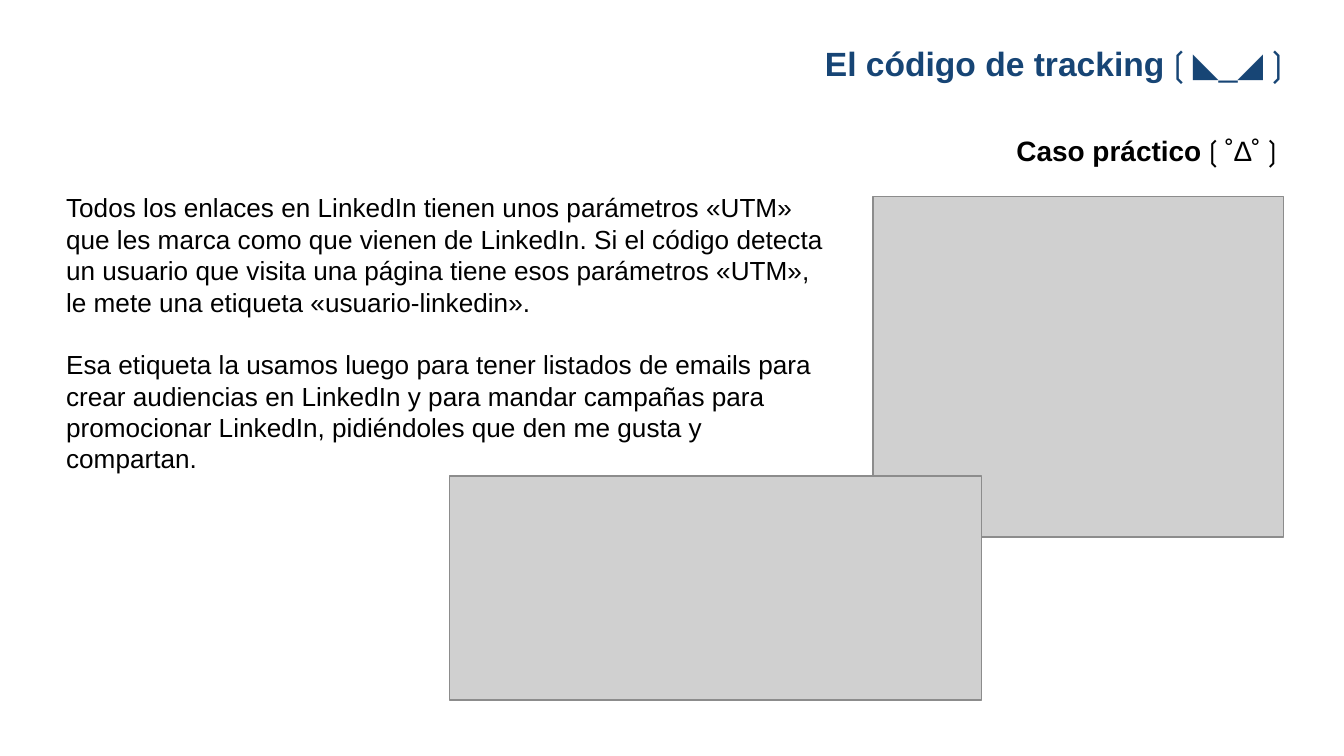
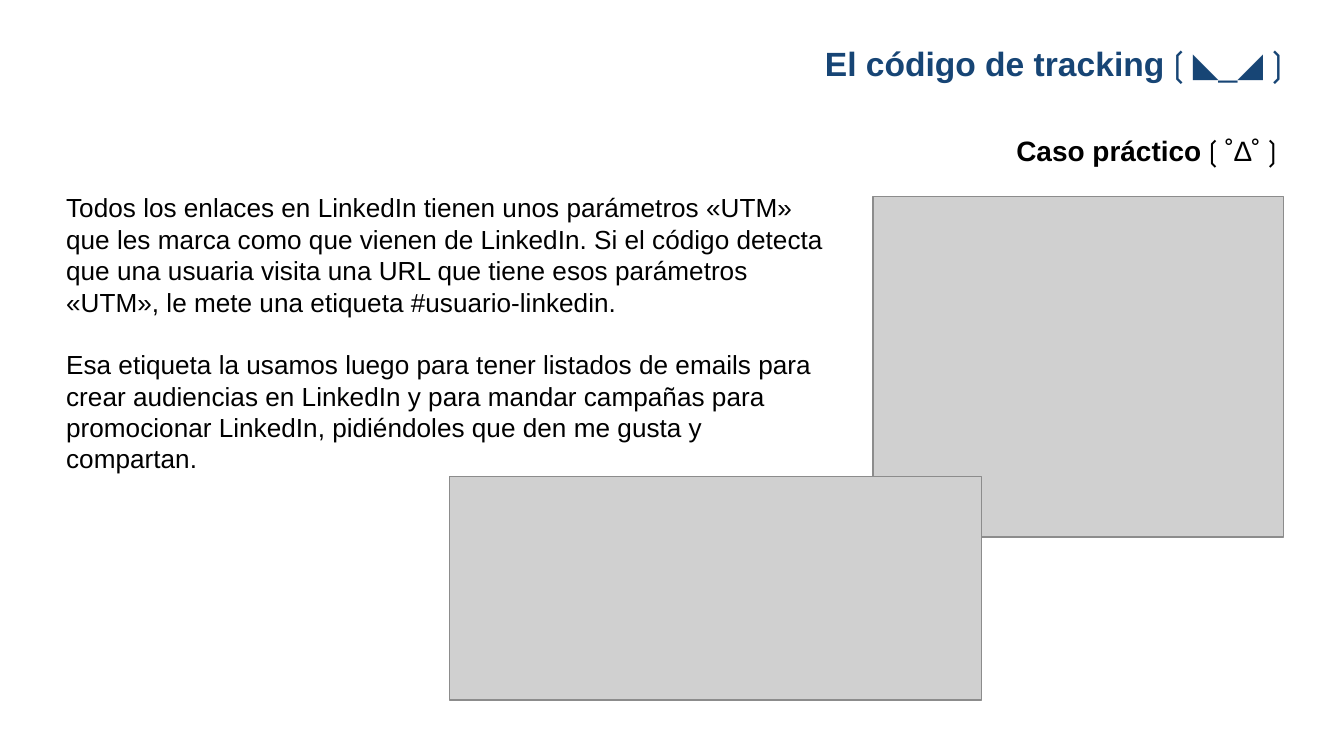
Before and after one commit to gwannon/WordCampBilbao2025, a slide deck: slide 7 of WCBIO25_Jorge-Monclus.pptx. Drawn at 1344x756 pixels with LibreOffice and Linux fonts; fonts in the diff are those of the drawing; grey boxes stand for pictures; background and template pictures are left out. Boxes give left, top, right and bottom in pixels: in the first picture for what was removed or moved away, otherwise in the second. Text is boxed around its words. In the diff, an @@ line names an element or a change of style, - is before the commit and + after.

```diff
--- a/WCBIO25_Jorge-Monclus.pptx
+++ b/WCBIO25_Jorge-Monclus.pptx
@@ text at (x1=66, y1=197, x2=823, y2=317): text changed @@
-Todos los enlaces en LinkedIn tienen unos parámetros «UTM» que les marca como que vienen de LinkedIn. Si el código detecta un usuario que visita una página tiene esos parámetros «UTM», le mete una etiqueta «usuario-linkedin».
+Todos los enlaces en LinkedIn tienen unos parámetros «UTM» que les marca como que vienen de LinkedIn. Si el código detecta que una usuaria visita una URL que tiene esos parámetros «UTM», le mete una etiqueta #usuario-linkedin.
```
Also in this commit, not shown: 11 other slides changed, 2 other files.
